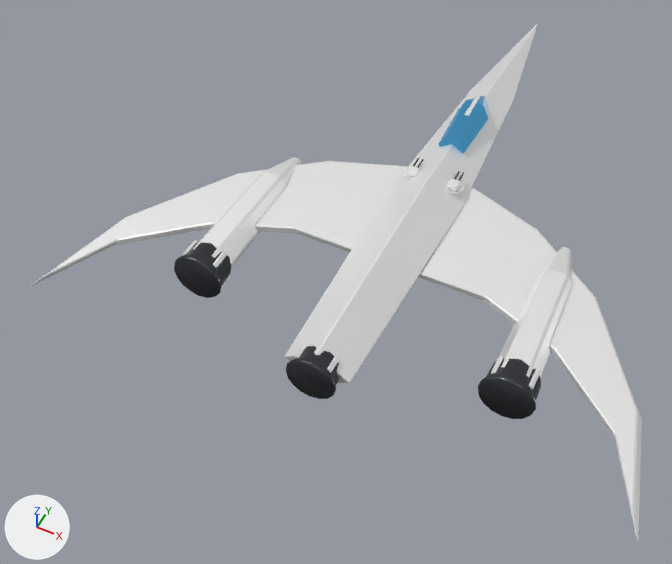
A saved change to the glTF model public/models/ships/strizh.glb.
Camera for both pictures: a 50 mm lens placed at (0.71, -2.06, 2.02), pointed at (-0.17, -0.29, -0.19). The axes (+X, +Y, +Z) are drawn at lower left. The lights are the same throughout. The first picture is the older version. Where no turn or scale is listed for an object, it has been applied to the vertices.

Before the edit, the objects in view are built like this:
```python
me_кожух_дюзы = bpy.data.meshes.new('Кожух_дюзы')
me_кожух_дюзы.from_pydata(...)  # 80 vertices, 156 faces; spans x -1.0..1.0, y -0.78..0.78, z -1.0..1.0
me_кожух_дюзы.materials.append(mat_dark)  # dark grey #4b4d52
me_крыло_полумесяц_001 = bpy.data.meshes.new('Крыло_полумесяц.001')
me_крыло_полумесяц_001.from_pydata(...)  # 44 vertices, 84 faces; spans x -0.406..0.406, y -0.491..0.491, z -0.012..0.012
me_крыло_полумесяц_001.materials.append(mat_hull)  # white #ffffff
me_форсажная_гондола = bpy.data.meshes.new('Форсажная_гондола')
me_форсажная_гондола.from_pydata(...)  # 48 vertices, 92 faces; spans x -0.065..0.065, y -0.275..0.275, z -0.06..0.06
me_форсажная_гондола.materials.append(mat_hull2)  # white #ffffff
ob_кожух_дюзы_001 = bpy.data.objects.new('Кожух_дюзы.001', me_кожух_дюзы)
ob_кожух_дюзы_001.location = (-0.48, -0.531, -0.02)
ob_кожух_дюзы_001.scale = (0.0813, 0.0813, 0.0813)
ob_крыло_полумесяц_001 = bpy.data.objects.new('Крыло_полумесяц.001', me_крыло_полумесяц_001)
ob_крыло_полумесяц_001.location = (-0.489, -0.347, -0.007)
ob_форсажная_гондола = bpy.data.objects.new('Форсажная_гондола', me_форсажная_гондола)
ob_форсажная_гондола.location = (0.477, -0.275, -0.015)
# also in view: 'Крыло_полумесяц' at (0.49, -0.35, -0.01); 'Кожух_дюзы' at (0.48, -0.53, -0.02); 'Форсажная_гондола.001' at (-0.48, -0.28, -0.02); 'Кожух_дюзы.002' at (0.0, -0.74, 0.01); 'Корпус' at (0.0, 0.18, 0.01)
```
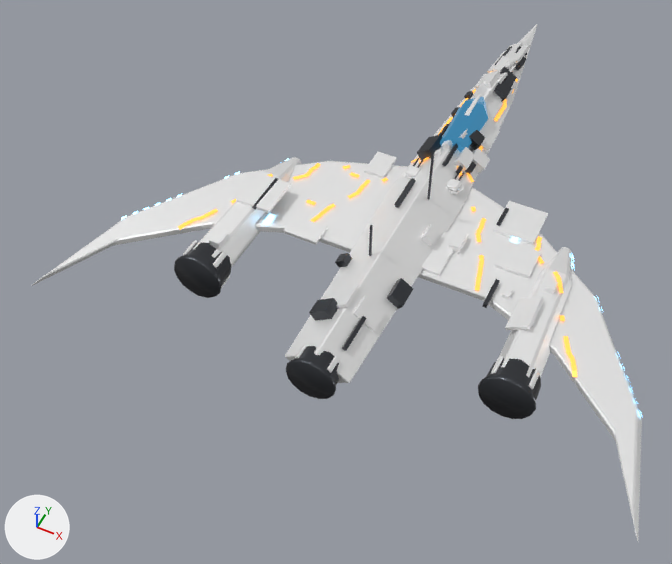
Boxes (x1, y1, x2, y2) around the edits, measured in the pictures (672 x 564 px):
'Накладные_плиты', added
    after: (209, 42, 558, 332)
'Механика', added
    after: (252, 46, 527, 351)
'Разметка', added
    after: (178, 78, 577, 377)
'Решётки', added
    after: (121, 158, 642, 415)

Diff of the bpy script that builds the scene:
```diff
--- a/public/models/ships/strizh.glb.py
+++ b/public/models/ships/strizh.glb.py
@@ mat_vent @@
+mat_vent = principled_material('vent')
+mat_vent.base_color = (0.05, 0.12, 0.2)  # dark blue #3f617c
+mat_vent.metallic = 0.3
+mat_vent.roughness = 0.3
+mat_vent.emission_color = (0.25, 0.65, 1.0)  # blue #89d3ff
+mat_vent.emission_strength = 4.0
@@ mat_stripe @@
+mat_stripe = principled_material('stripe')
+mat_stripe.base_color = (1.0, 0.42, 0.08)  # orange #ffad50
+mat_stripe.metallic = 0.2
+mat_stripe.roughness = 0.45
+mat_stripe.emission_color = (1.0, 0.38, 0.05)  # orange #ffa63f
+mat_stripe.emission_strength = 1.2
@@ me_механика @@
+me_механика.from_pydata(...)  # 232 vertices, 348 faces; spans x -0.39..0.39, y -0.79..0.79, z -0.12..0.12
+me_механика.materials.append(mat_dark)  # dark grey #4b4d52
@@ me_накладные_плиты @@
+me_накладные_плиты.from_pydata(...)  # 256 vertices, 384 faces; spans x -0.496..0.496, y -0.746..0.746, z -0.054..0.054
+me_накладные_плиты.materials.append(mat_hull2)  # white #ffffff
@@ me_решётки @@
+me_решётки.from_pydata(...)  # 96 vertices, 48 faces; spans x -0.82..0.82, y -0.63..0.63, z -0.04..0.04
+me_решётки.materials.append(mat_vent)  # dark blue #3f617c, glowing blue #89d3ff
@@ me_разметка @@
+me_разметка.from_pydata(...)  # 748 vertices, 374 faces; spans x -0.629..0.629, y -0.59..0.59, z -0.028..0.028
+me_разметка.materials.append(mat_stripe)  # orange #ffad50, glowing orange #ffa63f
@@ ob_механика @@
+ob_механика = bpy.data.objects.new('Механика', me_механика)
+ob_механика.location = (-0.059, 0.102, 0.126)
@@ ob_накладные_плиты @@
+ob_накладные_плиты = bpy.data.objects.new('Накладные_плиты', me_накладные_плиты)
+ob_накладные_плиты.location = (-0.01, 0.169, 0.049)
@@ ob_решётки @@
+ob_решётки = bpy.data.objects.new('Решётки', me_решётки)
+ob_решётки.location = (0.0, 0.127, 0.016)
@@ ob_разметка @@
+ob_разметка = bpy.data.objects.new('Разметка', me_разметка)
+ob_разметка.location = (0.0, 0.127, 0.032)
```
